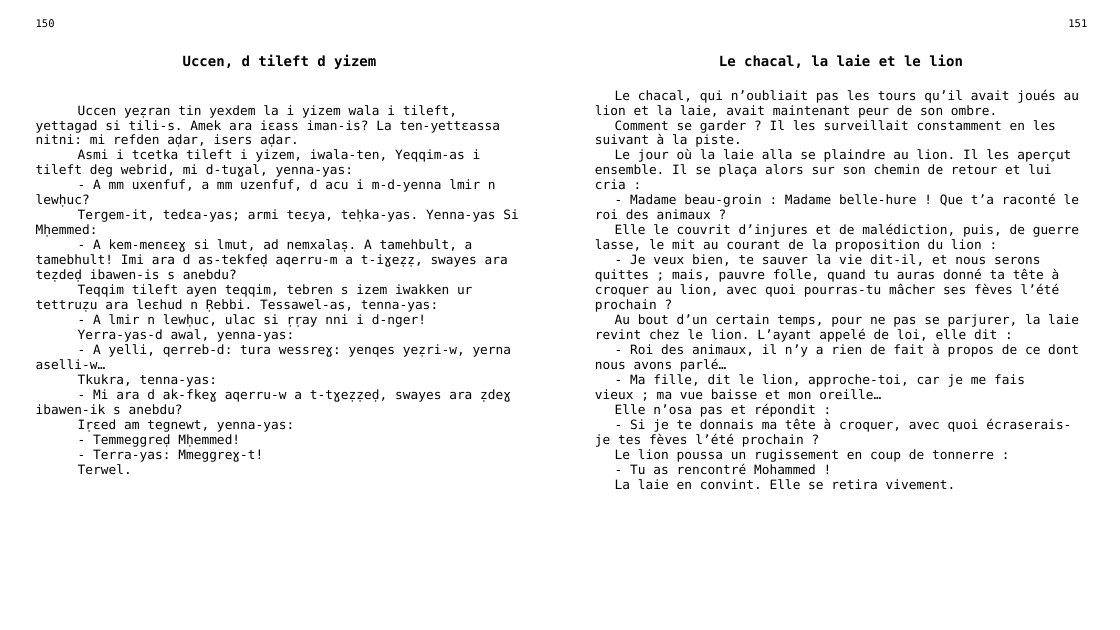
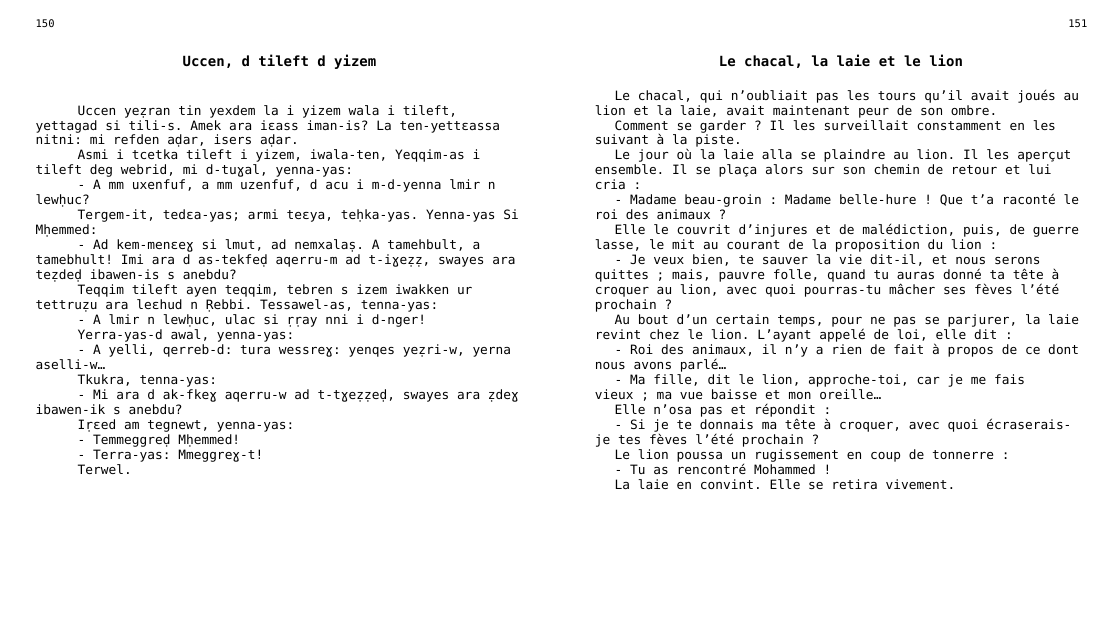
Before and after one commit to sferhah/tamacahut_n_wuccen, a slide deck: slide 57 of Uccen.ConsoleApp/uccen.pptx. Drawn at 1120x630 pixels with LibreOffice and Linux fonts; fonts in the diff are those of the drawing. Boxes give left, top, right and bottom in pixels: in the first picture for what was removed or moved away, otherwise in the second. Text is boxed around its words. In the diff, an @@ line names an element or a change of style, - is before the commit and + after.

```diff
--- a/Uccen.ConsoleApp/uccen.pptx
+++ b/Uccen.ConsoleApp/uccen.pptx
@@ table at [27, 13, 1096, 607] @@
-row 3, column 1: Uccen yeẓran tin yexdem la i yizem wala i tileft, yettagad si tili-s. Amek ara iɛass iman-is? La ten-yettɛassa nitni: mi refden aḍar, isers aḍar. / Asmi i tcetka tileft i yizem, iwala-ten, Yeqqim-as i tileft deg webrid, mi d-tuɣal, yenna-yas: / - A mm uxenfuf, a mm uzenfuf, d acu i m-d-yenna lmir n lewḥuc? / Tergem-it, tedɛa-yas; armi teɛya, teḥka-yas. Yenna-yas Si Mḥemmed: / - A kem-menɛeɣ si lmut, ad nemxalaṣ. A tamehbult, a tamebhult! Imi ara d as-tekfeḍ aqerru-m a t-iɣeẓẓ, swayes ara teẓdeḍ ibawen-is s anebdu? / Teqqim tileft ayen teqqim, tebren s izem iwakken ur tettruẓu ara leɛhud n Ṛebbi. Tessawel-as, tenna-yas: / - A lmir n lewḥuc, ulac si ṛṛay nni i d-nger! / Yerra-yas-d awal, yenna-yas: / - A yelli, qerreb-d: tura wessreɣ: yenqes yeẓri-w, yerna aselli-w… / Tkukra, tenna-yas: / - Mi ara d ak-fkeɣ aqerru-w a t-tɣeẓẓeḍ, swayes ara ẓdeɣ ibawen-ik s anebdu? / Iṛɛed am tegnewt, yenna-yas: / - Temmeggreḍ Mḥemmed! / - Terra-yas: Mmeggreɣ-t! / Terwel.
+row 3, column 1: Uccen yeẓran tin yexdem la i yizem wala i tileft, yettagad si tili-s. Amek ara iɛass iman-is? La ten-yettɛassa nitni: mi refden aḍar, isers aḍar. / Asmi i tcetka tileft i yizem, iwala-ten, Yeqqim-as i tileft deg webrid, mi d-tuɣal, yenna-yas: / - A mm uxenfuf, a mm uzenfuf, d acu i m-d-yenna lmir n lewḥuc? / Tergem-it, tedɛa-yas; armi teɛya, teḥka-yas. Yenna-yas Si Mḥemmed: / - Ad kem-menɛeɣ si lmut, ad nemxalaṣ. A tamehbult, a tamebhult! Imi ara d as-tekfeḍ aqerru-m ad t-iɣeẓẓ, swayes ara teẓdeḍ ibawen-is s anebdu? / Teqqim tileft ayen teqqim, tebren s izem iwakken ur tettruẓu ara leɛhud n Ṛebbi. Tessawel-as, tenna-yas: / - A lmir n lewḥuc, ulac si ṛṛay nni i d-nger! / Yerra-yas-d awal, yenna-yas: / - A yelli, qerreb-d: tura wessreɣ: yenqes yeẓri-w, yerna aselli-w… / Tkukra, tenna-yas: / - Mi ara d ak-fkeɣ aqerru-w ad t-tɣeẓẓeḍ, swayes ara ẓdeɣ ibawen-ik s anebdu? / Iṛɛed am tegnewt, yenna-yas: / - Temmeggreḍ Mḥemmed! / - Terra-yas: Mmeggreɣ-t! / Terwel.
```
Also in this commit, not shown: 9 other slides changed, 1 other file.
